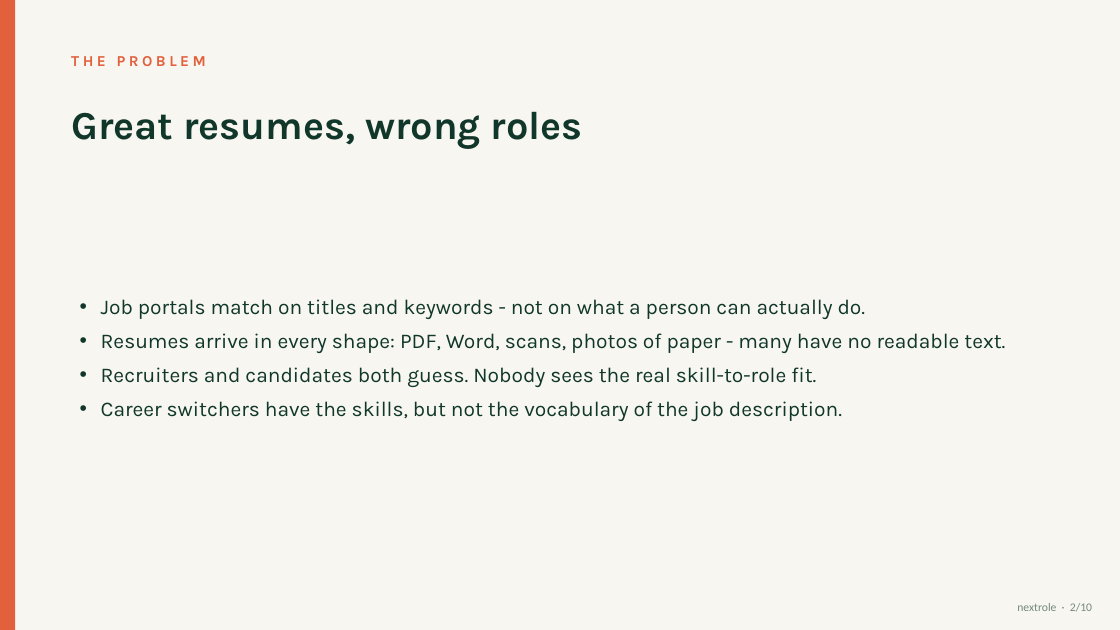
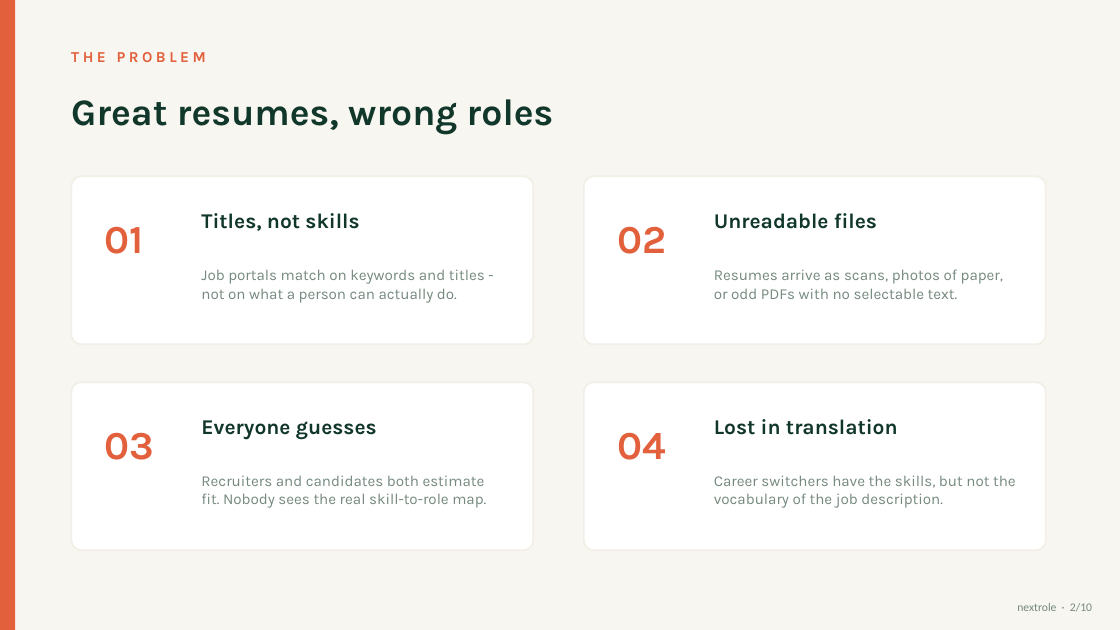
Before and after one commit to saxenavansh070-droid/nextrole, a slide deck: slide 2 of docs/NextRole-Presentation.pptx. Drawn at 1120x630 pixels with LibreOffice and Linux fonts; fonts in the diff are those of the drawing. Boxes give left, top, right and bottom in pixels: in the first picture for what was removed or moved away, otherwise in the second. Text is boxed around its words. In the diff, an @@ line names an element or a change of style, - is before the commit and + after.

Commit message:
Presentation v3: image-led design with real app screenshots and logo

```diff
--- a/docs/NextRole-Presentation.pptx
+++ b/docs/NextRole-Presentation.pptx
@@ text "THE PROBLEM" moved from (x1=71, y1=56, x2=206, y2=66) to (x1=71, y1=52, x2=206, y2=62) @@
@@ text "Great resumes, wrong roles" at (x1=71, y1=99, x2=554, y2=135): size 34 to 32 pt @@
@@ rounded rectangle added at (x1=71, y1=176, x2=534, y2=344), fill #FFFFFF, outline #F1EFE6 1.5 pt @@
@@ rounded rectangle added at (x1=584, y1=176, x2=1046, y2=344), fill #FFFFFF, outline #F1EFE6 1.5 pt @@
@@ text added at (x1=105, y1=226, x2=144, y2=254), 34 pt, text #E2603C, bold @@
+01
@@ text added at (x1=201, y1=213, x2=359, y2=231), 18 pt, text #11372A, bold @@
+Titles, not skills
@@ text added at (x1=617, y1=226, x2=666, y2=254), 34 pt, text #E2603C, bold @@
+02
@@ text added at (x1=714, y1=213, x2=877, y2=229), 18 pt, text #11372A, bold @@
+Unreadable files
@@ text added at (x1=201, y1=269, x2=485, y2=303), 13 pt, text #75897D @@
+Job portals match on keywords and titles - not on what a person can actually do.
@@ text added at (x1=714, y1=269, x2=1003, y2=299), 13 pt, text #75897D @@
+Resumes arrive as scans, photos of paper, or odd PDFs with no selectable text.
@@ text removed at (x1=101, y1=299, x2=1005, y2=421) @@
-• Job portals match on titles and keywords - not on what a person can actually do.
-• Resumes arrive in every shape: PDF, Word, scans, photos of paper - many have no readable text.
-• Recruiters and candidates both guess. Nobody sees the real skill-to-role fit.
-• Career switchers have the skills, but not the vocabulary of the job description.
@@ rounded rectangle added at (x1=71, y1=382, x2=534, y2=550), fill #FFFFFF, outline #F1EFE6 1.5 pt @@
@@ rounded rectangle added at (x1=584, y1=382, x2=1046, y2=550), fill #FFFFFF, outline #F1EFE6 1.5 pt @@
@@ text added at (x1=714, y1=419, x2=898, y2=435), 18 pt, text #11372A, bold @@
+Lost in translation
@@ text added at (x1=105, y1=432, x2=155, y2=460), 34 pt, text #E2603C, bold @@
+03
@@ text added at (x1=201, y1=420, x2=377, y2=440), 18 pt, text #11372A, bold @@
+Everyone guesses
@@ text added at (x1=617, y1=432, x2=666, y2=460), 34 pt, text #E2603C, bold @@
+04
@@ text added at (x1=201, y1=475, x2=486, y2=508), 13 pt, text #75897D @@
+Recruiters and candidates both estimate fit. Nobody sees the real skill-to-role map.
@@ text added at (x1=714, y1=475, x2=1016, y2=508), 13 pt, text #75897D @@
+Career switchers have the skills, but not the vocabulary of the job description.
```
Also in this commit, not shown: 8 other slides changed, 1 slide added, 1 slide removed.
